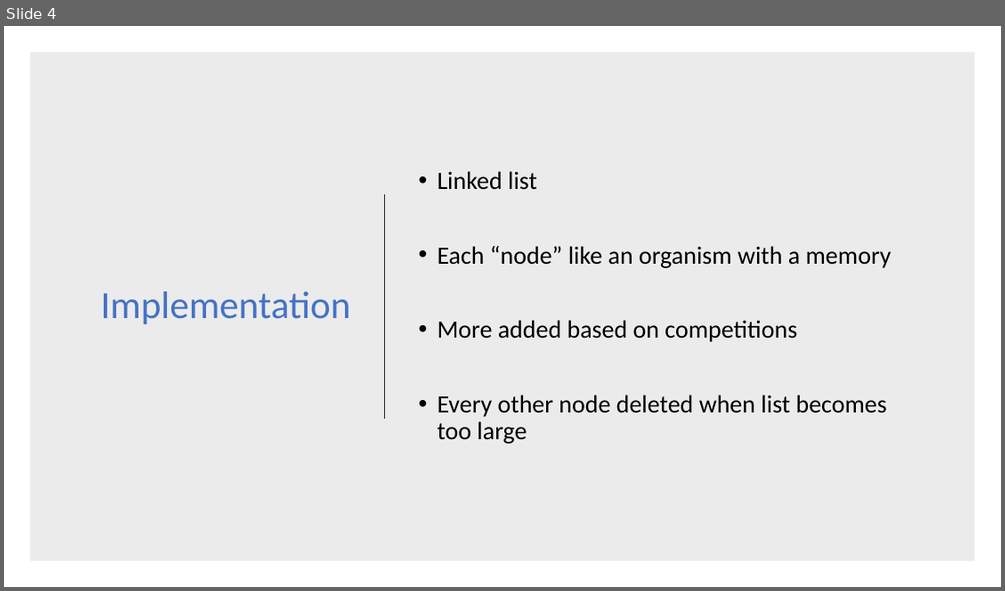
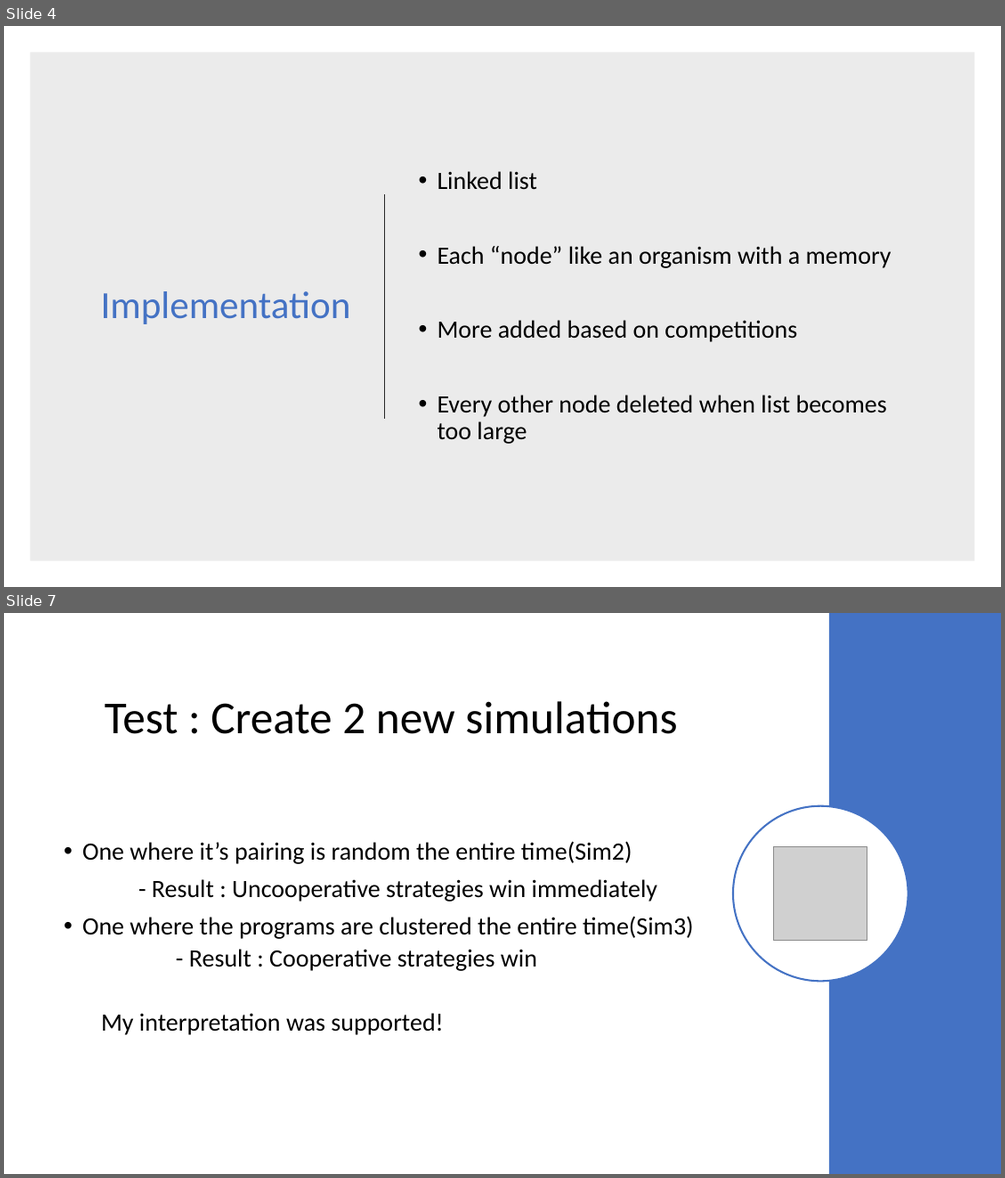
Before and after one commit to Birdfeathers/Prisoner-s-Dilemma, a slide deck: Prisoner’s Dilemma Simulation.pptx. Shown one above the other, each under a label of ours: slide 4 before the commit, slides 4 and 7 after it; the slides between them are not shown. The pictures are 1005x591 and 1005x1178 pixels, drawn with LibreOffice and Linux fonts; fonts in the diff are those of the drawing; grey boxes stand for pictures. Boxes give left, top, right and bottom in pixels: in the first picture for what was removed or moved away, otherwise in the second. Text is boxed around its words. In the diff, an @@ line names an element or a change of style, - is before the commit and + after.

```diff
--- a/Prisoner’s Dilemma Simulation.pptx
+++ b/Prisoner’s Dilemma Simulation.pptx
@@ slide 7 added at box(4, 613, 1001, 1174), background #FFFFFF @@
@@ rectangle added at box(829, 613, 1001, 1174), fill #4472C4 @@
@@ title added at box(105, 701, 677, 734), 44 pt, text #000000 @@
+Test : Create 2 new simulations
@@ ellipse added at box(733, 806, 908, 981), fill #FFFFFF, outline #4472C4 1.75 pt @@
@@ text added at box(82, 841, 694, 1035), 24 pt, text #000000 @@
+• One where it’s pairing is random the entire time(Sim2)
+- Result : Uncooperative strategies win immediately
+• One where the programs are clustered the entire time(Sim3)
+  - Result : Cooperative strategies win
+  My interpretation was supported!
@@ picture added at box(774, 847, 867, 941) @@
```
Also in this commit, not shown: 1 slide changed, 3 other slides added.
